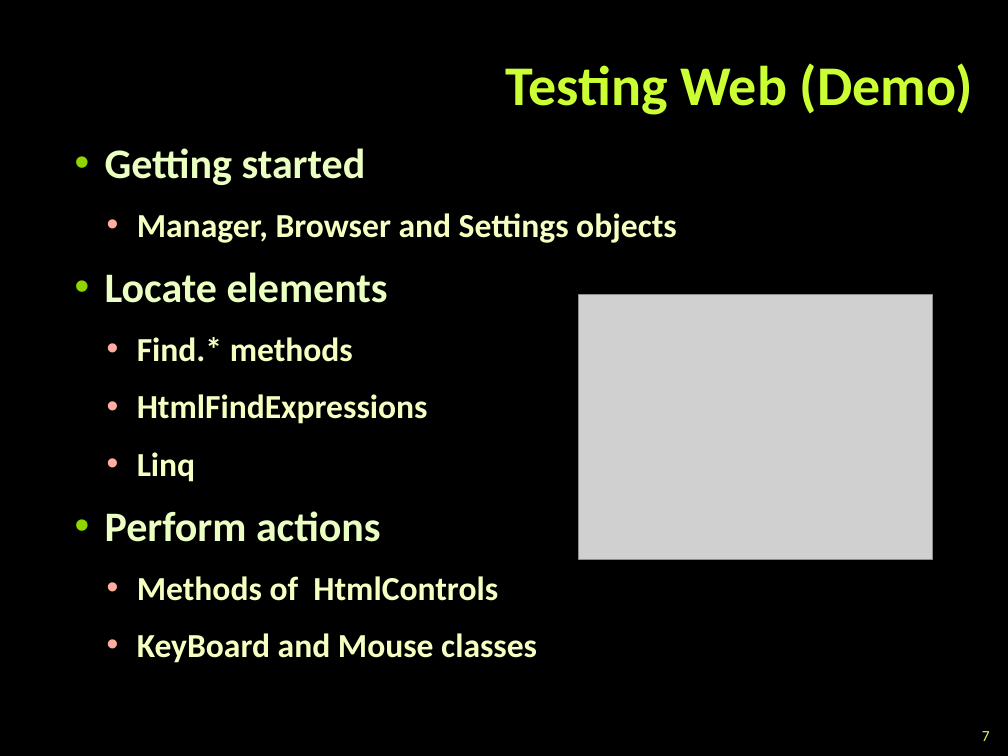
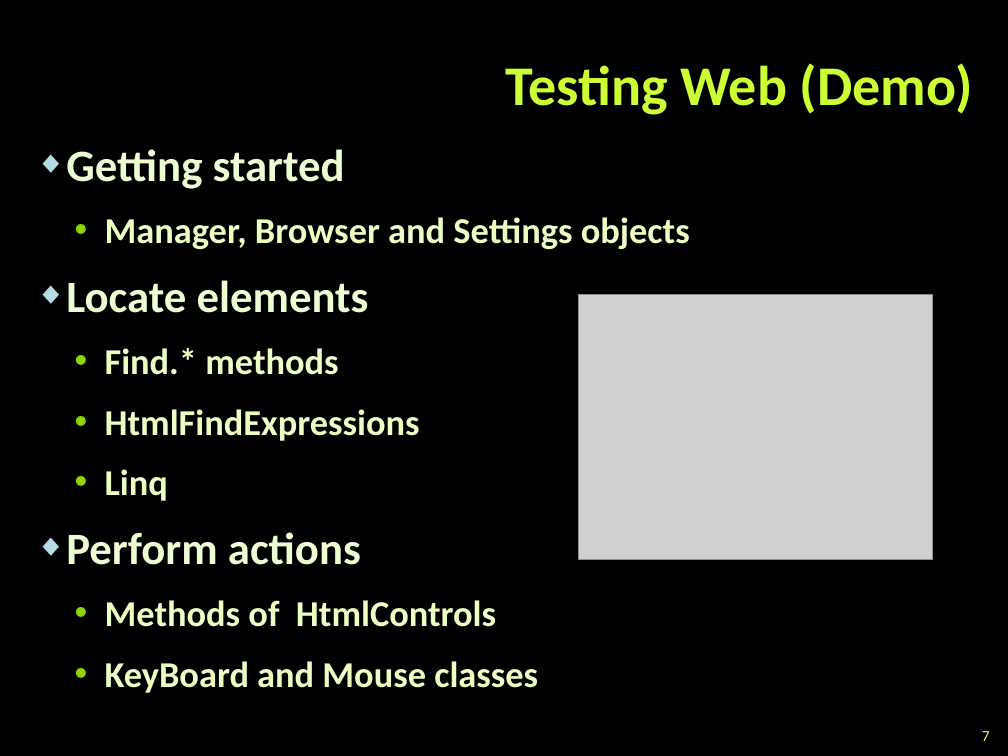
Before and after one commit to dtopuzov/qa-academy, a slide deck: slide 7 of Slides/Telerik Testing Framework/Telerik Testing Framework.pptx. Drawn at 1008x756 pixels with LibreOffice and Linux fonts; fonts in the diff are those of the drawing; grey boxes stand for pictures; background and template pictures are left out. Boxes give left, top, right and bottom in pixels: in the first picture for what was removed or moved away, otherwise in the second. Text is boxed around its words. In the diff, an @@ line names an element or a change of style, - is before the commit and + after.

```diff
--- a/Slides/Telerik Testing Framework/Telerik Testing Framework.pptx
+++ b/Slides/Telerik Testing Framework/Telerik Testing Framework.pptx
@@ text "Getting started" at [66,149,690,693]: size 30 to 32 pt, text colour #EBFFC2 to #EBFFD2 in "Getting started", "Locate elements", "Perform actions"; size 24 to 26 pt, text colour #F5FFC2 to #EBFFC2 in "Manager, Browser and Settings objects", "Find.* methods", "HtmlFindExpressions", "Linq" and 2 more places; bullet • to ◆; list level 2 to 1 in "Getting started"; bullet colour #8FD600 to #B5DBE5; list level 3 to 2 in "Manager, Browser and Settings objects"; bullet colour #FFAD9F to #8FD600; list level 2 to 1 in "Locate elements"; list level 3 to 2 in "Find.* methods"; list level 3 to 2 in "HtmlFindExpressions"; list level 3 to 2 in "Linq"; list level 2 to 1 in "Perform actions"; list level 3 to 2 in "Methods of HtmlControls"; list level 3 to 2 in "KeyBoard and Mouse classes" @@
```
Also in this commit, not shown: 2 other slides changed, 1 other file.
